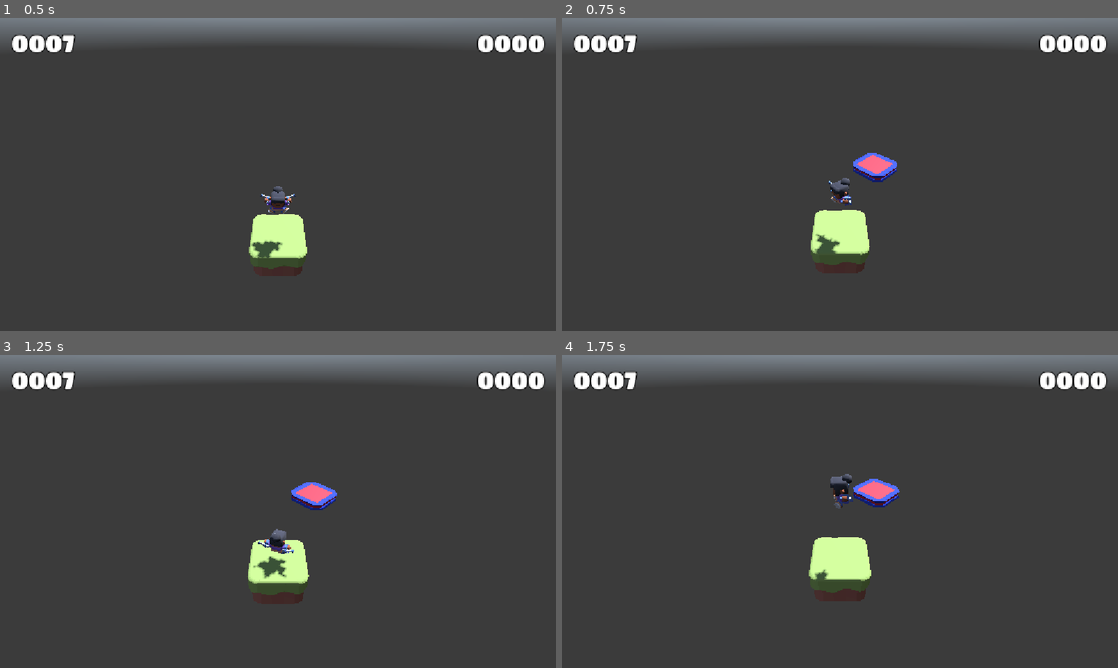
Above: before the commit, frames 1-4 (two rows, left to right).
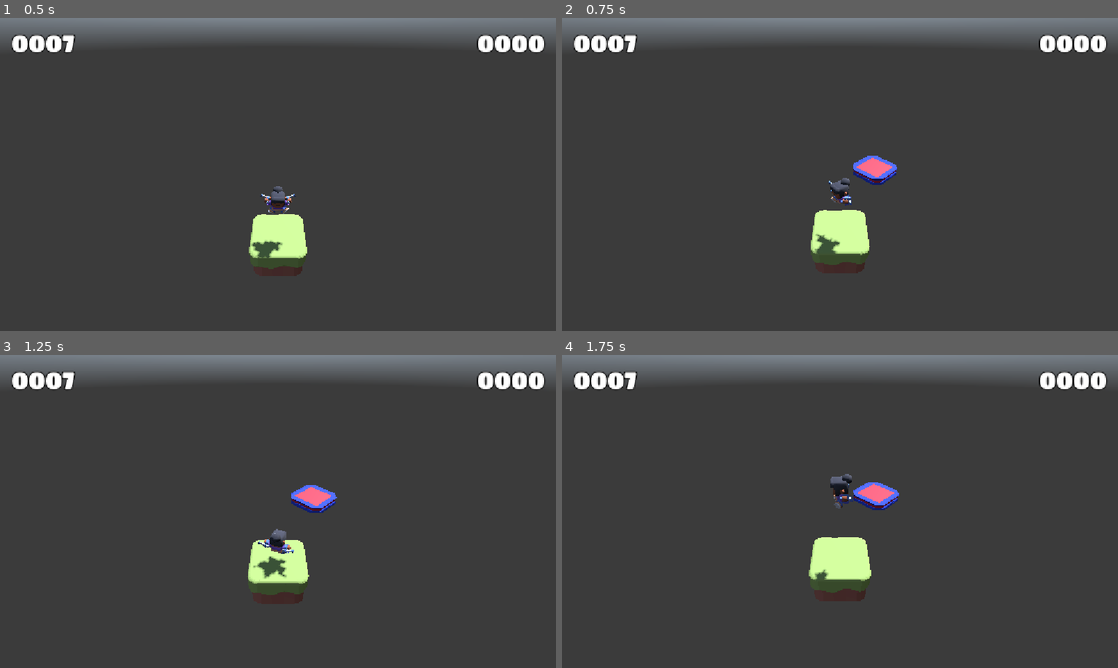
Above: after the commit, the same moments.

Repository: ChristiannYa/sky-pogo
Game: Godot game, scene res://scenes/game/game.tscn
Same seed, same stepped clock (60 frames per second), same inputs: the game is played once before the commit and once after it. A sky picture missing from this copy of the repository is replaced by a grey-blue gradient. Sound files missing from this copy of the repository are replaced by a short silence.
Inputs:
- Up to frame 1 (0.5 s): no input
- Up to frame 2 (0.75 s): hold Right (ui_right) from 0.53 s (still down); tap Space (space) at 0.6 s
- Up to frame 3 (1.25 s): keep holding Right (ui_right)
- Up to frame 4 (1.75 s): release Right (ui_right) at 1.28 s; hold Left (ui_left) from 1.28 s (still down); tap Space (space) at 1.35 s

Frame 1 is identical in both runs. In frame 2, 0.4% of the frame differs, in the area x 52-61%, y 43-63%; in frame 3, 0.4%; in frame 4, 0.4%, in the area x 52-61%, y 39-50%.

Commit message:
refactor

Diff:
--- a/scenes/platform/platform.gd
+++ b/scenes/platform/platform.gd
@@ -19,7 +19,7 @@
 
 func _on_area_3d_body_entered(body: Node3D):
 	if body is Player and not _is_hit:
-			_is_hit = true
-			land_effect.play()
-			timer.start(wait_time * randf_range(0.75, 1.2))
-			SignalHub.emit_new_platform(position)
+		_is_hit = true
+		land_effect.play()
+		timer.start(wait_time * randf_range(0.75, 1.2))
+		SignalHub.emit_new_platform(position)
--- a/scenes/player_camera/player_camera.gd
+++ b/scenes/player_camera/player_camera.gd
@@ -9,11 +9,10 @@
 
 
 func _ready():
-	SignalHub.new_platform.connect(on_spawn_platform)
+	SignalHub.new_platform.connect(func(old_pos: Vector3):
+		_base_pos = old_pos + buffer
+	)
 	_base_pos = position
 
 func _physics_process(delta: float):
 	position = position.lerp(_base_pos, smooth_speed * delta)
-
-func on_spawn_platform(old_pos: Vector3):
-	_base_pos = old_pos + buffer
--- a/scenes/spawner/spawner.gd
+++ b/scenes/spawner/spawner.gd
@@ -2,7 +2,6 @@
 
 
 @export var platform_scenes: Array[PackedScene]
-
 
 @onready var platform: Platform = $Platform
 
@@ -12,17 +11,16 @@
 
 
 func _ready():
-	SignalHub.new_platform.connect(on_spawn_platform)
+	SignalHub.new_platform.connect(func(old_pos: Vector3):
+		var new_platform: Platform = platform_scenes.pick_random().instantiate()
+		new_platform.position = old_pos + Vector3(
+			get_rand_offset(_OFFSET_HOR),
+			randf_range(_OFFSET_VER.x, _OFFSET_VER.y),
+			get_rand_offset(_OFFSET_HOR)
+		)
+		add_child(new_platform)
+	)
 
-func get_rand_offset(range: Vector2) -> float:
-	var mag = randf_range(range.x, range.y)
+func get_rand_offset(offset_range: Vector2) -> float:
+	var mag = randf_range(offset_range.x, offset_range.y)
 	return mag if randf() < 0.5 else -mag
-
-func on_spawn_platform(old_pos: Vector3):
-	var new_platform: Platform = platform_scenes.pick_random().instantiate()
-	new_platform.position = old_pos + Vector3(
-		get_rand_offset(_OFFSET_HOR),
-		randf_range(_OFFSET_VER.x, _OFFSET_VER.y),
-		get_rand_offset(_OFFSET_HOR)
-	)
-	add_child(new_platform)
